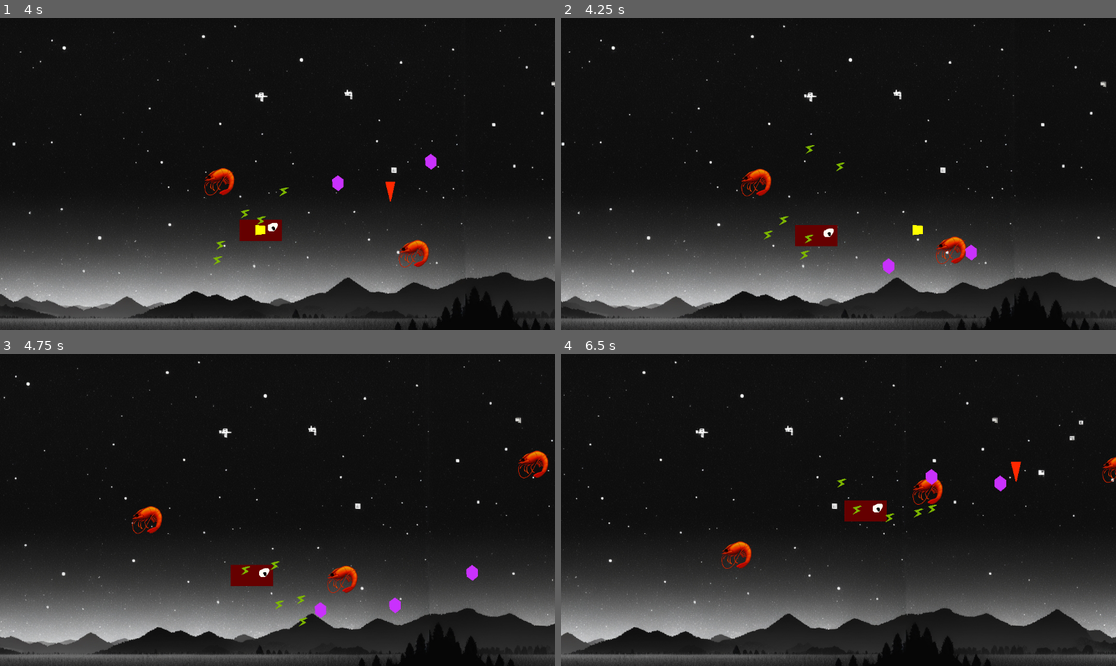
Above: before the commit, frames 1-4 (two rows, left to right).
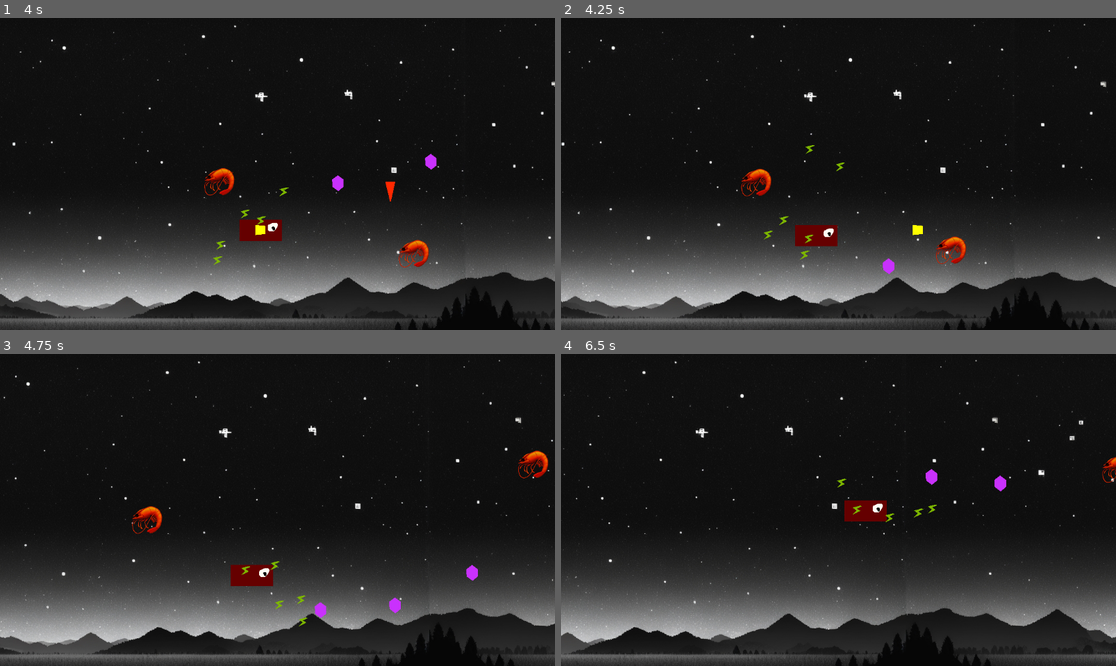
Above: after the commit, the same moments.

Repository: deutschundfranke/survivius
Game: Godot game, scene res://Misc/space.tscn
The game is run twice, just before and just after one commit, with the same random seed, the same clock (stepped at 60 frames per second) and the same inputs.
Inputs (mouse positions are in pixels of both pictures, inside the frame that each line leads up to):
- Up to frame 1 (4 s): move the mouse to (399, 158) at 0.52 s; hold Up (up) 0.53-1.28 s; click (399, 158) at 0.67 s; move the mouse to (166, 189) at 1.27 s; hold Down (down) 1.28-2.03 s; move the mouse to (333, 105) at 2.02 s; hold Up (up) 2.03-3.53 s; move the mouse to (249, 236) at 2.77 s; click (249, 236) at 2.92 s; move the mouse to (444, 220) at 3.52 s; hold Down (down) from 3.53 s (still down)
- Up to frame 2 (4.25 s): keep holding Down (down)
- Up to frame 3 (4.75 s): keep holding Down (down); move the mouse to (111, 463) at 4.27 s
- Up to frame 4 (6.5 s): move the mouse to (866, 510) at 5.02 s; click (866, 510) at 5.17 s; move the mouse to (755, 432) at 5.77 s; release Down (down) at 5.78 s; hold Up (up) from 5.78 s (still down)

Frame 1 is identical in both runs. In frame 2, less than 0.1% of the frame differs, in the area x 72-75%, y 72-78%; in frame 3, 0.3%; in frame 4, 0.6%, in the area x 28-83%, y 34-69%.

Commit message:
bullets do damage
added BulletBase class
added damage var to bullets
enemies have health and bullets deal damage

Diff:
--- a/Enemies/enemy.gd
+++ b/Enemies/enemy.gd
@@ -2,6 +2,7 @@
 class_name Enemy
 
 var movement: Vector2
+@export var health = 3
 
 signal exited_screen(who: Enemy)
 
@@ -21,3 +22,12 @@
 	if (self.position.x < -100):
 		# well off-screen
 		self.exited_screen.emit(self)
+
+# should be in base enemy class?
+func take_damage(amount):
+	health -= amount
+	if health <= 0:
+		die()
+
+func die():
+	self.exited_screen.emit(self)
--- a/Enemies/enemy.tscn
+++ b/Enemies/enemy.tscn
@@ -6,7 +6,7 @@
 [sub_resource type="CircleShape2D" id="CircleShape2D_oui0g"]
 radius = 30.0
 
-[node name="Enemy" type="Node2D"]
+[node name="Enemy" type="Node2D" groups=["enemies"]]
 script = ExtResource("1_wuxuq")
 
 [node name="Area2D" type="Area2D" parent="."]
--- a/Player/Player.gd
+++ b/Player/Player.gd
@@ -76,7 +76,7 @@
 		velocity = velocity.normalized() * maxSpeed
 
 	# Print the current velocity for debugging purposes
-	print("Current Velocity: ", velocity)
+	# print("Current Velocity: ", velocity)
 
 	# move as Node2D
 	global_position += velocity * delta
--- a/Weapons/Blaster/Blaster.gd
+++ b/Weapons/Blaster/Blaster.gd
@@ -17,7 +17,7 @@
 		if (shotCooldown <= 0.0):
 			shotCooldown += shotDelay
 			# shoot!
-			print('Shoot!')
+			# print('Shoot!')
 			var newBullet = bulletScene.instantiate()
 			newBullet.position = self.global_position
 			self.find_parent("Space").add_child(newBullet)
--- a/Weapons/Blaster/BlasterBullet.gd
+++ b/Weapons/Blaster/BlasterBullet.gd
@@ -1,10 +1,12 @@
-extends Node2D
+extends "res://Weapons/bullet_base.gd"
 class_name BlasterBullet
 
 @export var speed = 200
 
 # Called when the node enters the scene tree for the first time.
 func _ready():
+	super()
+	self.damage = 2
 	pass # Replace with function body.
 
 
--- a/Weapons/Sparks/Sparks.gd
+++ b/Weapons/Sparks/Sparks.gd
@@ -17,7 +17,7 @@
 		if (shotCooldown <= 0.0):
 			shotCooldown += shotDelay
 			# shoot!
-			print('do the wave!')
+			# print('do the wave!')
 			var newBullet = bulletScene.instantiate()
 			newBullet.position = self.global_position
 			var direction = (PI * 2) * randf()
--- a/Weapons/Sparks/SparksBullet.gd
+++ b/Weapons/Sparks/SparksBullet.gd
@@ -1,4 +1,4 @@
-extends Node2D
+extends "res://Weapons/bullet_base.gd"
 class_name SparksBullet
 
 @export var speed = 200
@@ -8,6 +8,8 @@
 
 # Called when the node enters the scene tree for the first time.
 func _ready():
+	super()
+	self.damage = 0.5
 	pass # Replace with function body.
 
 func setDirection(_direction):
--- a/Weapons/UpDownBomb/UpDownBomb.gd
+++ b/Weapons/UpDownBomb/UpDownBomb.gd
@@ -18,7 +18,7 @@
 		if (shotCooldown <= 0.0):
 			shotCooldown += shotDelay
 			# shoot!
-			print('da Bomb!')
+			# print('da Bomb!')
 			var newBullet = bulletScene.instantiate()
 			newBullet.position = self.global_position
 			newBullet.setDirection(nextDirection)
--- a/Weapons/UpDownBomb/UpDownBombBullet.gd
+++ b/Weapons/UpDownBomb/UpDownBombBullet.gd
@@ -1,4 +1,4 @@
-extends Node2D
+extends "res://Weapons/bullet_base.gd"
 class_name UpDownBombBullet
 
 @export var speed = 200
@@ -8,6 +8,8 @@
 
 # Called when the node enters the scene tree for the first time.
 func _ready():
+	super()
+	self.damage = 3
 	pass # Replace with function body.
 
 func setDirection(_direction):
--- a/Weapons/Waver/Waver.gd
+++ b/Weapons/Waver/Waver.gd
@@ -18,7 +18,7 @@
 		if (shotCooldown <= 0.0):
 			shotCooldown += shotDelay
 			# shoot!
-			print('do the wave!')
+			# print('do the wave!')
 			var newBullet = bulletScene.instantiate()
 			newBullet.position = self.global_position
 			newBullet.setDirection(nextDirection)
--- a/Weapons/Waver/WaverBullet.gd
+++ b/Weapons/Waver/WaverBullet.gd
@@ -1,4 +1,4 @@
-extends Node2D
+extends "res://Weapons/bullet_base.gd"
 class_name WaverBullet
 
 @export var speed = 200
@@ -10,7 +10,9 @@
 
 # Called when the node enters the scene tree for the first time.
 func _ready():
+	super()
 	self.yStartPosition = self.position.y
+	self.damage = 1
 	pass # Replace with function body.
 
 func setDirection(_direction):
--- /dev/null
+++ b/Weapons/bullet_base.gd
@@ -0,0 +1,21 @@
+extends Node2D
+class_name BulletBase
+
+signal hit_enemy(enemy)
+
+@export var damage : float = 1
+
+# Called when the node enters the scene tree for the first time.
+func _ready():
+	print("ready")
+	$Area2D.connect("area_entered", Callable(self, "_on_CollisionArea_area_entered"))
+
+# Called every frame. 'delta' is the elapsed time since the previous frame.
+func _process(delta):
+	pass
+
+func _on_CollisionArea_area_entered(area):
+	if area.get_parent().is_in_group("enemies"):
+		area.get_parent().take_damage(self.damage)
+		# emit_signal("hit_enemy", area) # signal approach
+		queue_free()  # Optionally, you can free the bullet after hitting the enemy
--- a/Weapons/weapon_base.gd
+++ b/Weapons/weapon_base.gd
@@ -30,4 +30,5 @@
 		# Play the sound from the beginning
 		soundplayer.play()
 	else:
-		print("Sound or SoundPlayer is not set.")
+		pass
+		# print("Sound or SoundPlayer is not set.")
